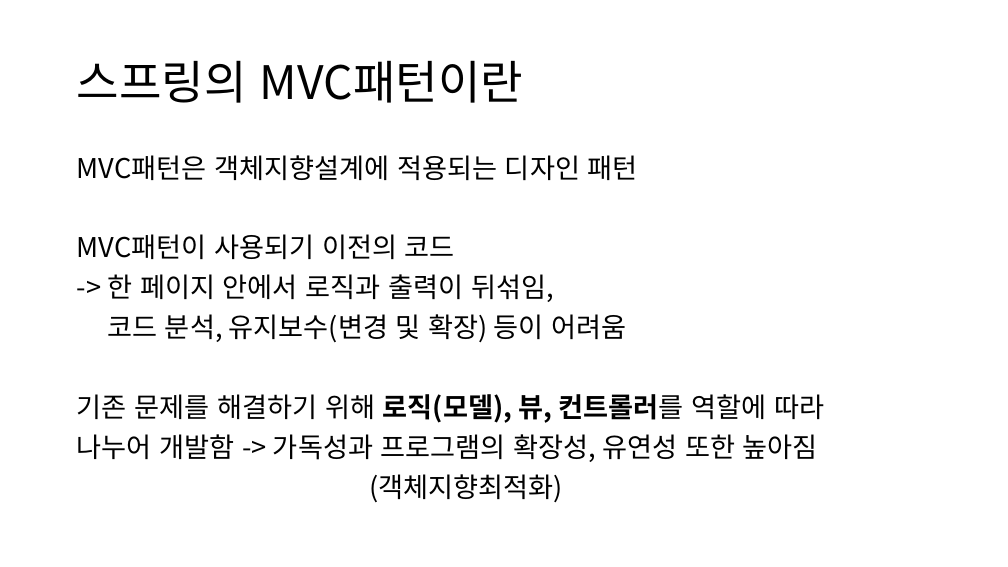
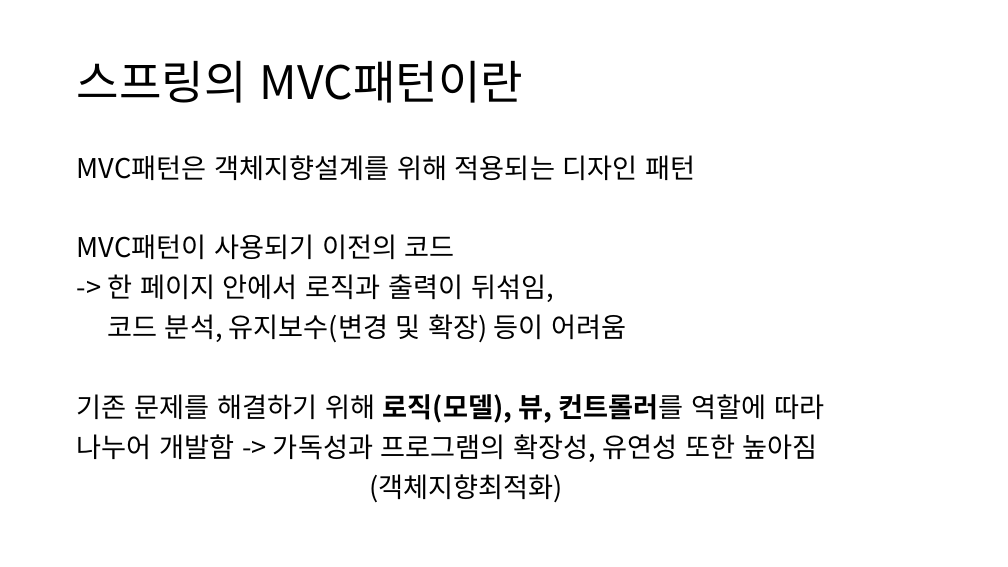
Before and after one commit to Jonghyun99/TIL, a slide deck: slide 7 of ppt/Spring, MVC패턴, MyBatis.pptx. Drawn at 1008x567 pixels with LibreOffice and Linux fonts; fonts in the diff are those of the drawing. Boxes give left, top, right and bottom in pixels: in the first picture for what was removed or moved away, otherwise in the second. Text is boxed around its words. In the diff, an @@ line names an element or a change of style, - is before the commit and + after.

```diff
--- a/ppt/Spring, MVC패턴, MyBatis.pptx
+++ b/ppt/Spring, MVC패턴, MyBatis.pptx
@@ text at bbox=[77, 155, 695, 180]: text changed @@
-MVC패턴은 객체지향설계에 적용되는 디자인 패턴
+MVC패턴은 객체지향설계를 위해 적용되는 디자인 패턴
```
Also in this commit, not shown: 5 other slides changed, 2 slides added, 1 slide removed.
